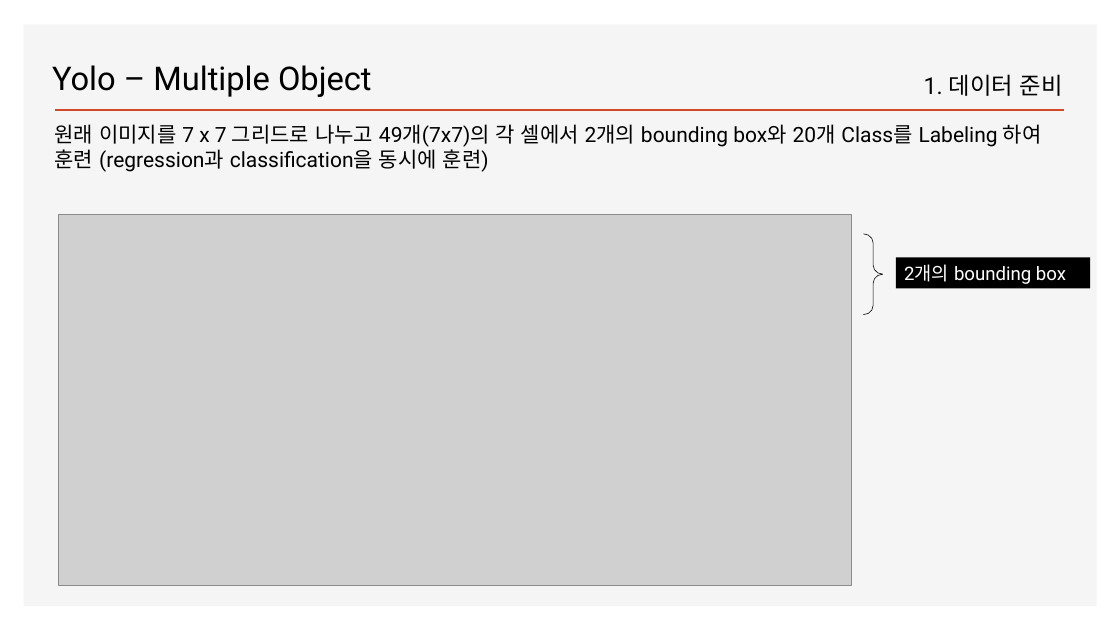
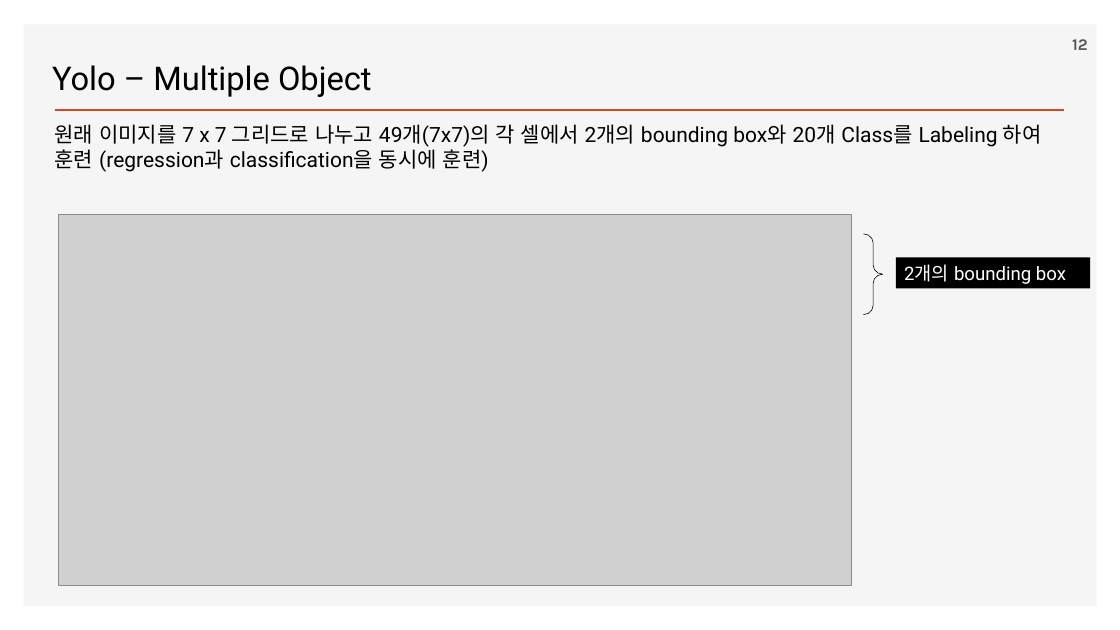
Before and after one commit to ancestor9/2026_Fall_Deep-Learning-with-Python, a slide deck: slide 12 of Chapter 12 Object detection.pptx (slide 11 before the commit). Drawn at 1120x630 pixels with LibreOffice and Linux fonts; fonts in the diff are those of the drawing; grey boxes stand for pictures; background and template pictures are left out. Boxes give left, top, right and bottom in pixels: in the first picture for what was removed or moved away, otherwise in the second. Text is boxed around its words. In the diff, an @@ line names an element or a change of style, - is before the commit and + after.

```diff
--- a/Chapter 12 Object detection.pptx
+++ b/Chapter 12 Object detection.pptx
@@ page number added at [1072, 39, 1088, 50], 14 pt, text #595959, bold @@
+12
@@ text removed at [924, 74, 1063, 96] @@
-1. 데이터 준비
```
Also in this commit, not shown: 29 other slides changed, 3 slides added, 2 slides removed.
